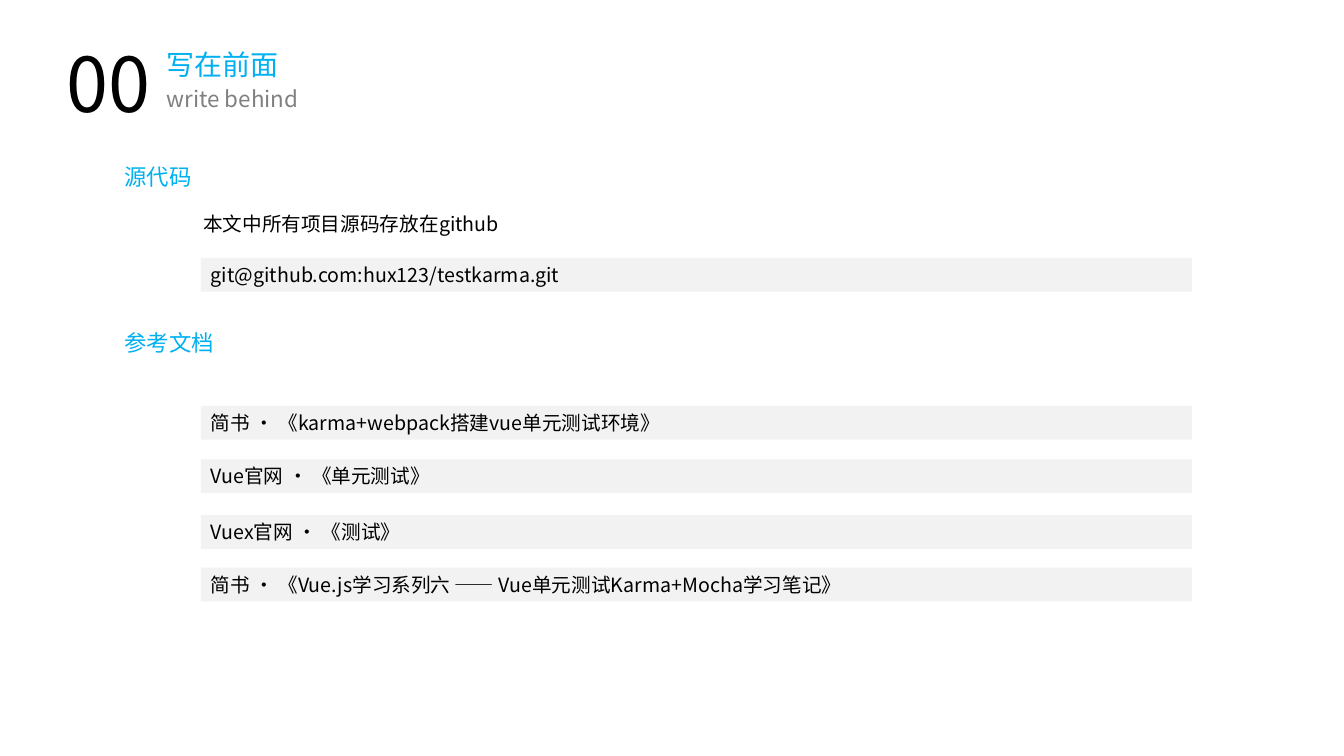
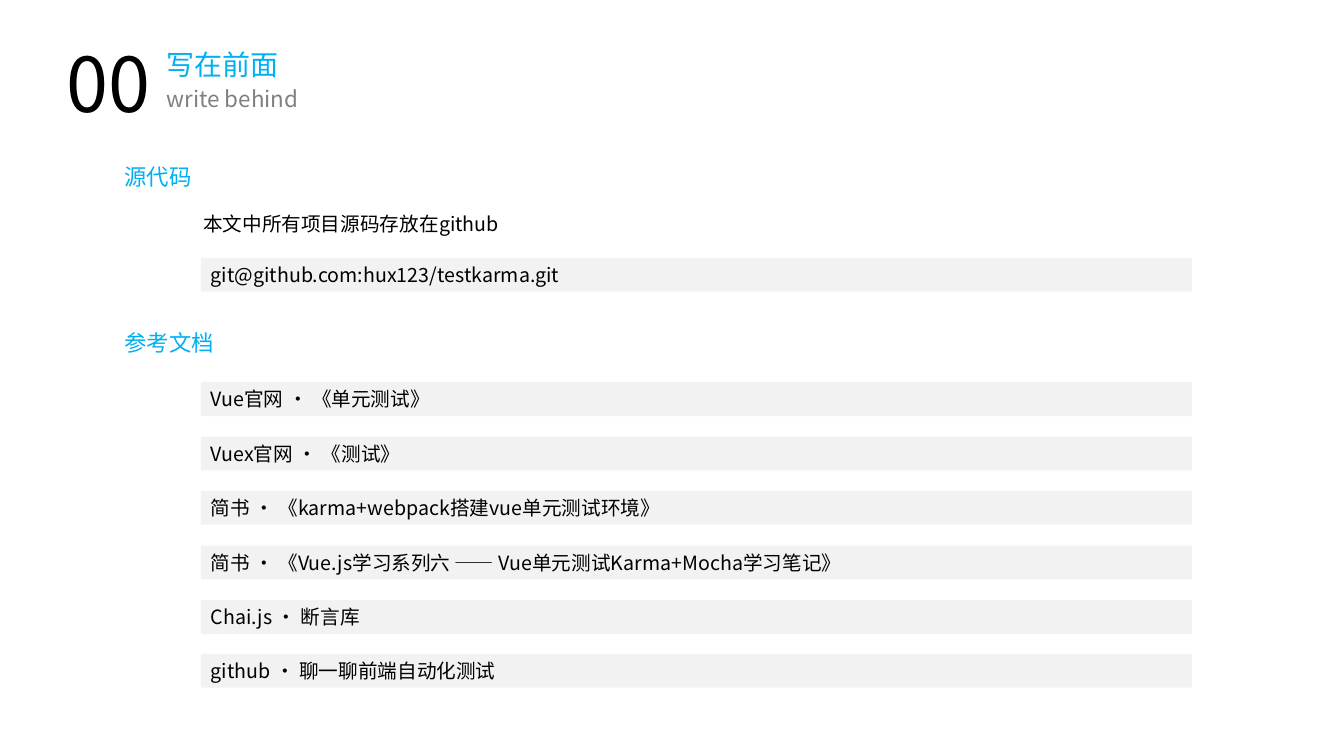
Before and after one commit to hux1ao/vue-unit-test, a slide deck: slide 2 of 单元测试.pptx. Drawn at 1344x756 pixels with LibreOffice and Linux fonts; fonts in the diff are those of the drawing. Boxes give left, top, right and bottom in pixels: in the first picture for what was removed or moved away, otherwise in the second. Text is boxed around its words. In the diff, an @@ line names an element or a change of style, - is before the commit and + after.

```diff
--- a/单元测试.pptx
+++ b/单元测试.pptx
@@ rectangle "Vue官网 · 《单元测试》": place and size @@
-rectangle "Vue官网 · 《单元测试》" at [201, 460, 1192, 494]
+rectangle "Vue官网 · 《单元测试》" at [201, 382, 1192, 416]
@@ rectangle "Vuex官网 · 《测试》": place and size @@
-rectangle "Vuex官网 · 《测试》" at [201, 515, 1192, 549]
+rectangle "Vuex官网 · 《测试》" at [201, 437, 1192, 471]
@@ rectangle "简书 · 《karma+webpack搭建vue单元测试环境》": place and size @@
-rectangle "简书 · 《karma+webpack搭建vue单元测试环境》" at [201, 406, 1192, 441]
+rectangle "简书 · 《karma+webpack搭建vue单元测试环境》" at [201, 491, 1192, 525]
@@ rectangle "简书 · 《Vue.js学习系列六 —— Vue单元测试Karma+Mocha学习笔记》": place and size @@
-rectangle "简书 · 《Vue.js学习系列六 —— Vue单元测试Karma+Mocha学习笔记》" at [201, 568, 1192, 602]
+rectangle "简书 · 《Vue.js学习系列六 —— Vue单元测试Karma+Mocha学习笔记》" at [201, 545, 1192, 580]
@@ rectangle added at [201, 600, 1192, 634], fill #E7E6E6 at 50% opacity, 14 pt, text #000000 @@
+Chai.js · 断言库
@@ rectangle added at [201, 654, 1192, 689], fill #E7E6E6 at 50% opacity, 14 pt, text #000000 @@
+github · 聊一聊前端自动化测试
```
Also in this commit, not shown: 15 other slides changed, 13 slides added, 1 slide removed, 10 other files.
